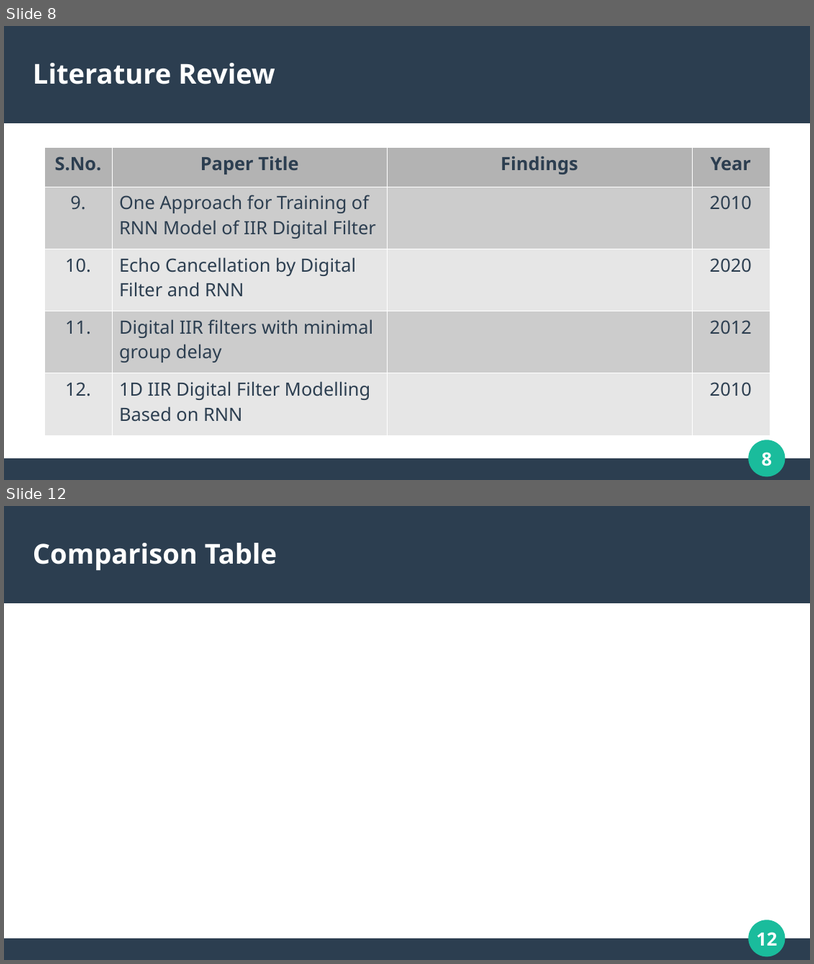
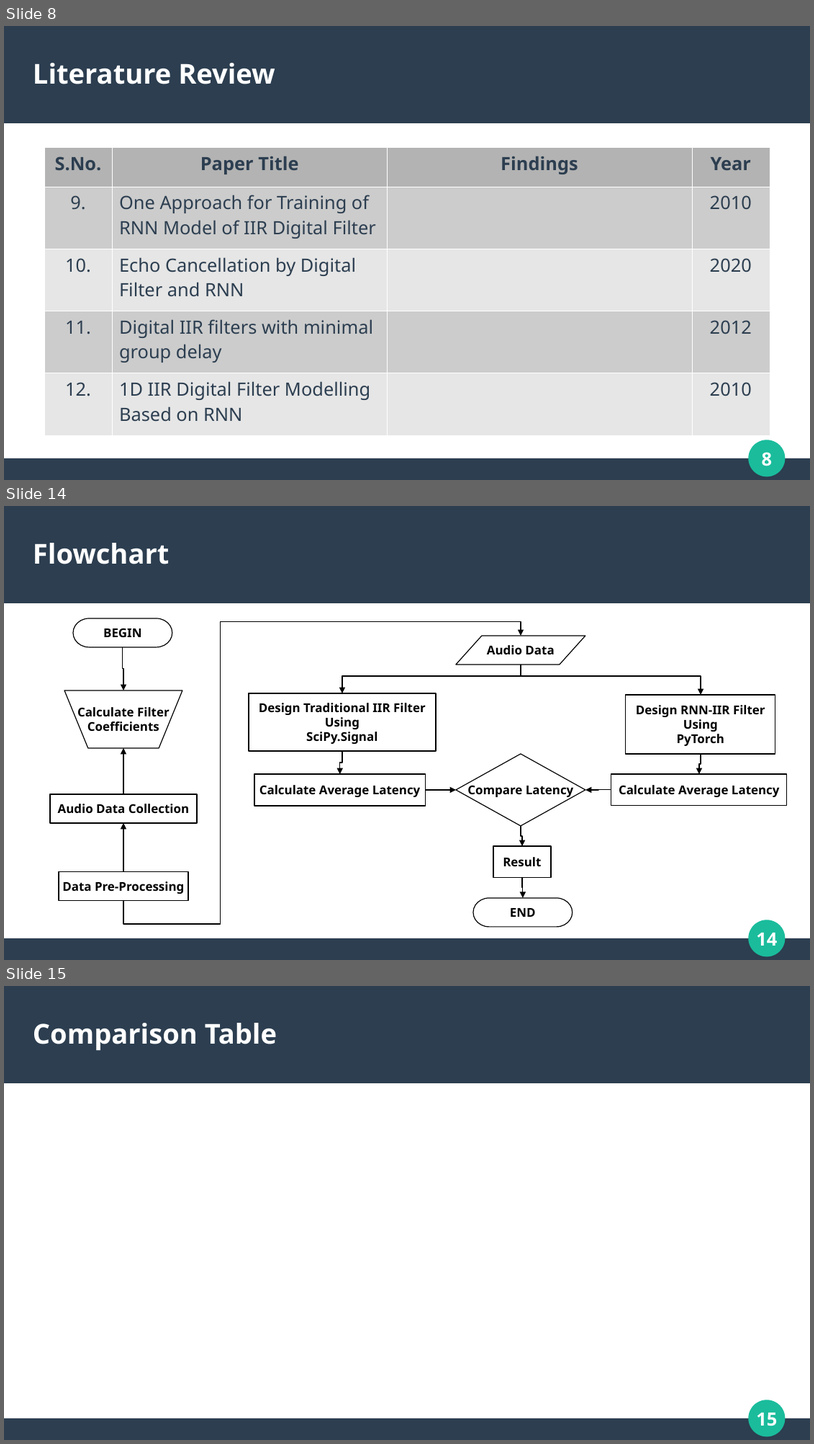
Before and after one commit to mohitlabs/Research, a slide deck: A Low Latency Digital Filter using Recurrent Neural Network/PPT/Presentation.pptx. Shown one above the other, each under a label of ours: slides 8 and 12 before the commit, slides 8, 14 and 15 after it; the slides between them are not shown. The pictures are 814x964 and 814x1444 pixels, drawn with LibreOffice and Linux fonts; fonts in the diff are those of the drawing. Boxes give left, top, right and bottom in pixels: in the first picture for what was removed or moved away, otherwise in the second. Text is boxed around its words. In the diff, an @@ line names an element or a change of style, - is before the commit and + after.

```diff
--- a/A Low Latency Digital Filter using Recurrent Neural Network/PPT/Presentation.pptx
+++ b/A Low Latency Digital Filter using Recurrent Neural Network/PPT/Presentation.pptx
@@ slide 14 added at bbox=[4, 506, 810, 960], background #FFFFFF; not listed: 4 template elements that a slide beside it also shows @@
@@ title added at bbox=[33, 543, 169, 564], 27 pt, text #FFFFFF, bold @@
+Flowchart
@@ pill shape added at bbox=[73, 619, 172, 647], fill #FFFFFF, outline #000000 0.85 pt, 12 pt, text #000000, bold @@
+BEGIN
@@ elbow arrow added from (124, 901) to (522, 636), #000000 0.85 pt @@
@@ elbow arrow added from (123, 647) to (124, 690), #000000 0.85 pt @@
@@ flow chart input output added at bbox=[456, 636, 586, 664], fill #FFFFFF, outline #000000 0.85 pt, 12 pt, text #000000, bold @@
+Audio Data
@@ elbow arrow added from (522, 665) to (343, 693), #000000 0.85 pt @@
@@ elbow arrow added from (522, 665) to (702, 695), #000000 0.85 pt @@
@@ flow chart manual operation added at bbox=[64, 690, 183, 748], fill #FFFFFF, outline #000000 0.85 pt, 12 pt, text #000000, bold @@
+Calculate Filter
+Coefficients
@@ rectangle added at bbox=[249, 693, 437, 751], fill #FFFFFF, outline #000000 0.85 pt, 12 pt, text #000000, bold @@
+Design Traditional IIR Filter
+Using
+SciPy.Signal
@@ rectangle added at bbox=[626, 695, 776, 754], fill #FFFFFF, outline #000000 0.85 pt, 12 pt, text #000000, bold @@
+Design RNN-IIR Filter
+Using
+PyTorch
@@ elbow arrow added from (124, 794) to (124, 748), #000000 0.85 pt @@
@@ elbow arrow added from (343, 751) to (340, 774), #000000 0.85 pt @@
@@ diamond added at bbox=[456, 754, 586, 826], fill #FFFFFF, outline #000000 0.85 pt, 12 pt, text #000000, bold @@
+Compare Latency
@@ elbow arrow added from (702, 754) to (700, 774), #000000 0.85 pt @@
@@ rectangle added at bbox=[255, 774, 426, 806], fill #FFFFFF, outline #000000 0.85 pt, 12 pt, text #000000, bold @@
+Calculate Average Latency
@@ rectangle added at bbox=[612, 774, 787, 806], fill #FFFFFF, outline #000000 0.85 pt, 12 pt, text #000000, bold @@
+Calculate Average Latency
@@ rectangle added at bbox=[50, 794, 197, 823], fill #FFFFFF, outline #000000 0.85 pt, 12 pt, text #000000, bold @@
+Audio Data Collection
@@ elbow arrow added from (425, 790) to (456, 790), #000000 0.85 pt @@
@@ elbow arrow added from (612, 790) to (586, 790), #000000 0.85 pt @@
@@ elbow arrow added from (124, 872) to (124, 823), #000000 0.85 pt @@
@@ elbow arrow added from (522, 826) to (523, 847), #000000 0.85 pt @@
@@ rectangle added at bbox=[494, 847, 551, 878], fill #FFFFFF, outline #000000 0.85 pt, 12 pt, text #000000, bold @@
+Result
@@ rectangle added at bbox=[59, 872, 188, 901], fill #FFFFFF, outline #000000 0.85 pt, 12 pt, text #000000, bold @@
+Data Pre-Processing
@@ elbow arrow added from (523, 878) to (524, 898), #000000 0.85 pt @@
@@ pill shape added at bbox=[473, 898, 574, 926], fill #FFFFFF, outline #000000 0.85 pt, 12 pt, text #000000, bold @@
+END
@@ what was slide 12 is now slide 15 @@
@@ page number at bbox=[756, 1412, 777, 1426]: text changed @@
-12
+15
```
Also in this commit, not shown: 4 slides changed, 2 other slides added, 1 slide removed.
